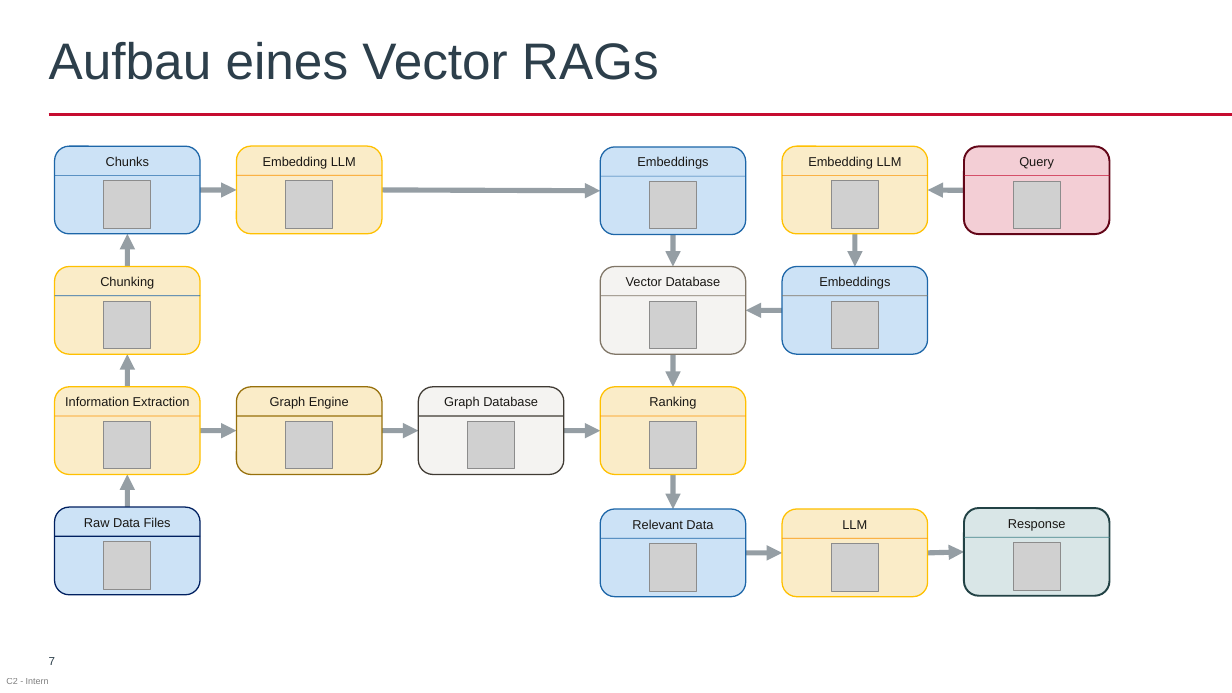
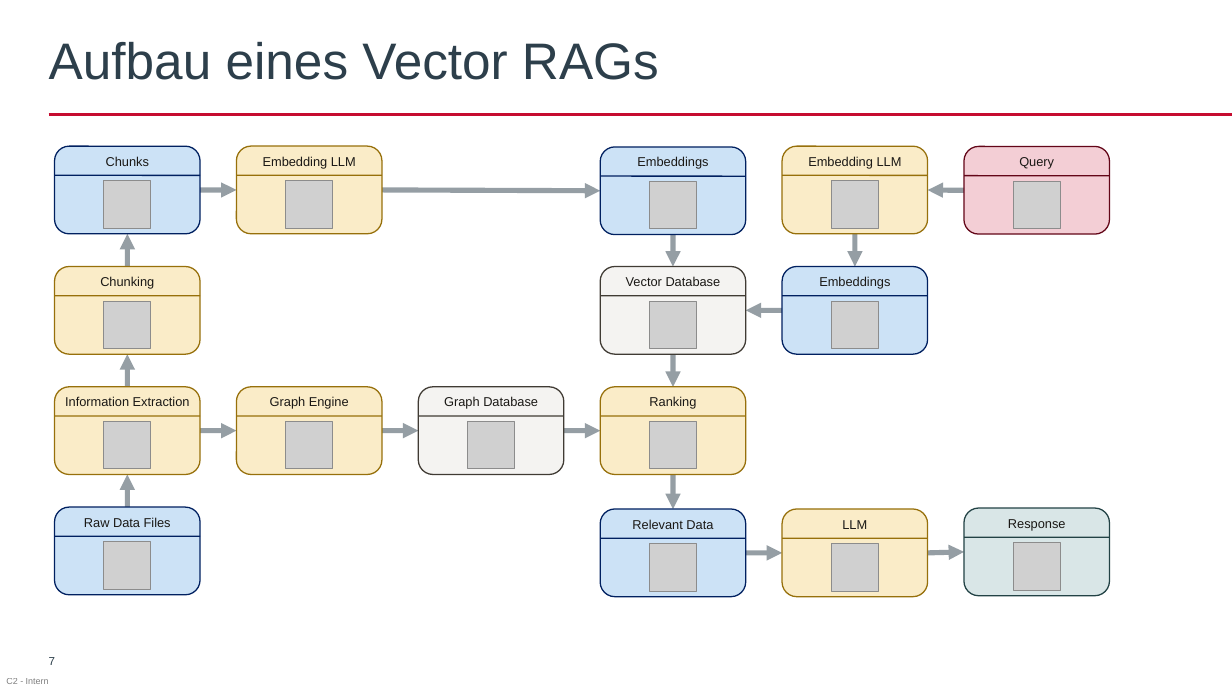
Before and after one commit to AkrosAG/RAG-Workshop, a slide deck: slide 7 of RAG_Workshop.pptx. Drawn at 1232x693 pixels with LibreOffice and Linux fonts; fonts in the diff are those of the drawing; grey boxes stand for pictures; background and template pictures are left out. Boxes give left, top, right and bottom in pixels: in the first picture for what was removed or moved away, otherwise in the second. Text is boxed around its words. In the diff, an @@ line names an element or a change of style, - is before the commit and + after.

```diff
--- a/RAG_Workshop.pptx
+++ b/RAG_Workshop.pptx
@@ rounded rectangle "Query" at [964,147,1109,235]: outline #630618 1.5 pt to #630618 1 pt @@
@@ line (55, 176) - (201, 176): stroke #1D66A8 0.5 pt to #002060 1 pt @@
@@ line (237, 176) - (382, 176): stroke #FA9400 0.5 pt to #97710B 1 pt @@
@@ line (601, 177) - (746, 177): stroke #1D66A8 0.5 pt to #002060 1 pt @@
@@ line (782, 176) - (928, 176): stroke #FA9400 0.5 pt to #97710B 1 pt @@
@@ line (964, 176) - (1110, 176): stroke #C60C30 0.5 pt to #630618 1 pt @@
@@ rounded rectangle "Vector Database" at [601,266,746,354]: outline #807667 1 pt to #403B34 1 pt @@
@@ outline #1D66A8 1 pt to #002060 1 pt in 4 elements at [601,147,746,235], [601,509,746,597], [55,146,200,234], [782,266,927,354] @@
@@ line (55, 296) - (201, 296): stroke #1D66A8 0.5 pt to #97710B 1 pt @@
@@ line (601, 296) - (746, 296): stroke #807667 0.5 pt to #403B34 1 pt @@
@@ line (782, 296) - (928, 296): stroke #807667 0.5 pt to #002060 1 pt @@
@@ outline #FFC000 1 pt to #97710B 1 pt in 6 elements at [55,387,200,475], [55,266,200,354], [782,146,927,234], [782,509,927,597], [237,146,382,234], [601,387,746,475] @@
@@ line (55, 416) - (201, 416): stroke #FA9400 0.5 pt to #97710B 1 pt @@
@@ line (601, 416) - (746, 416): stroke #FA9400 0.5 pt to #97710B 1 pt @@
@@ rounded rectangle "Response" at [964,508,1109,596]: outline #224245 1.5 pt to #224245 1 pt @@
@@ line (601, 538) - (746, 538): stroke #1D66A8 0.5 pt to #002060 1 pt @@
@@ line (782, 538) - (928, 538): stroke #FA9400 0.5 pt to #97710B 1 pt @@
@@ line (964, 537) - (1110, 537): stroke #43858A 0.5 pt to #224245 1 pt @@
```
Also in this commit, not shown: 16 other files.
